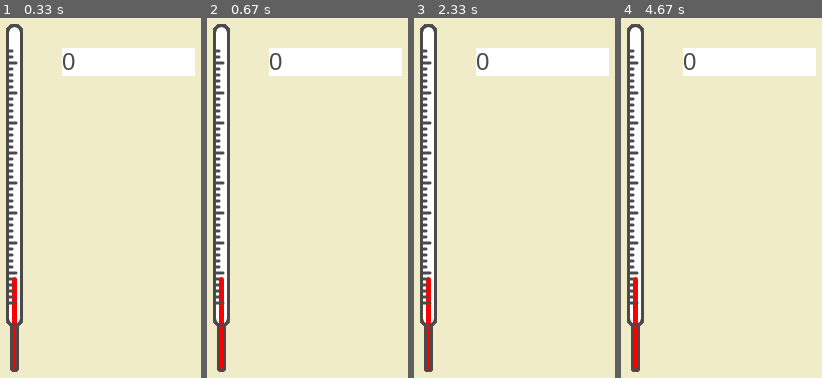
Above: before the commit, frames 1-4 (left to right).
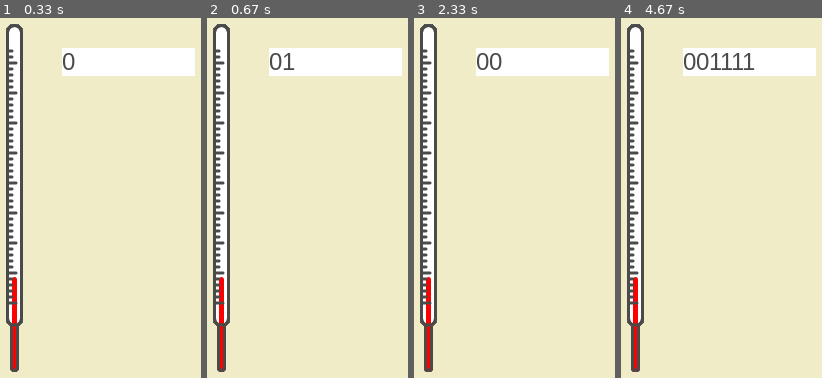
Above: after the commit, the same moments.

Repository: chunche95/ProgramacionModernaPython
Game: pygame game, started from programacion_moderna_python-chunche/7-TermómetroPyGame/termometro.py
The game is run twice, just before and just after one commit, with the same random seed, the same clock (stepped at 60 frames per second) and the same inputs.
Inputs:
- Up to frame 1 (0.33 s): no input
- Up to frame 2 (0.67 s): tap 1 at 0.33 s
- Up to frame 3 (2.33 s): hold Backspace 0.67-1.13 s; tap 0 at 2.17 s
- Up to frame 4 (4.67 s): tap 1 at 3.5, 3.9, 4.2, 4.4 s

Frame 1 is identical in both runs. In frame 2, 0.1% of the frame differs, in the area x 37-44%, y 9-15%; in frame 3, 0.1%; in frame 4, 0.6%, in the area x 37-67%, y 9-15%.

Commit message:
Entrada de valor numerico por teclado, control de borrado de entrada

Diff:
--- a/programacion_moderna_python-chunche/7-TermómetroPyGame/termometro.py
+++ b/programacion_moderna_python-chunche/7-TermómetroPyGame/termometro.py
@@ -37,6 +37,19 @@
 #        except:
 #            print("Error en los datos de entrada - Evaluación realizada en las lineas de la clase __init__ (line:29) ")
 #            pass
+
+    def on_event(self,event):
+        if event.type == KEYDOWN:
+            # Tres formas:
+            # if event.key == K_0 or event.key == K_1
+            if event.unicode.isdigit() and len(self.__strValue) < 10:
+            #if event.unicode in '0123456789':
+                self.__strValue += event.unicode
+                print(event.unicode)
+            elif event.key == K_BACKSPACE:
+                self.__strValue = self.__strValue[0:-1]
+
+
     def render(self):
         # Renderizar cajon de texto de la temperatura --> font.render solo pinta cadenas de texto
         textBlock = self.__font.render(self.__strValue, True, (74,74,74))
@@ -161,6 +174,11 @@
                 if event.type == QUIT:
                     self.__on_close()
 
+                # Comporbacion de evento de la entrada de valores, valores numericos
+                self.entrada.on_event(event)
+
+
+
             # Dibujamos el termometro en su posicion
             self.__screen.blit(self.termometro.custome, (50,34))
 
